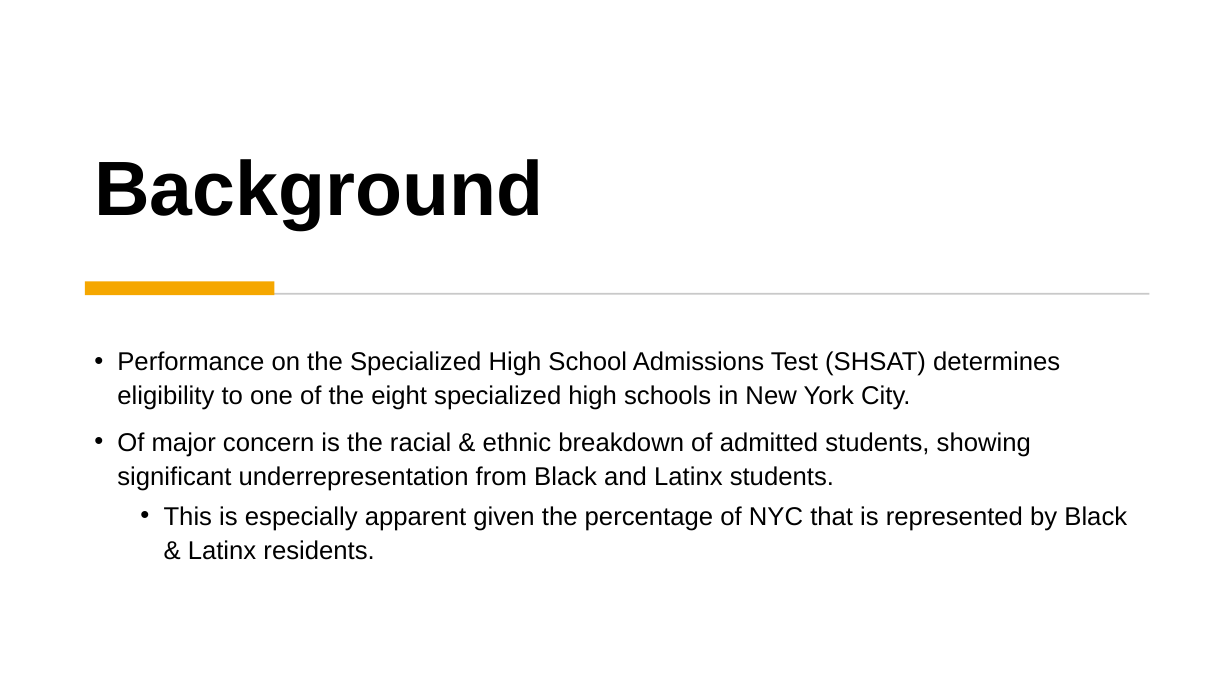
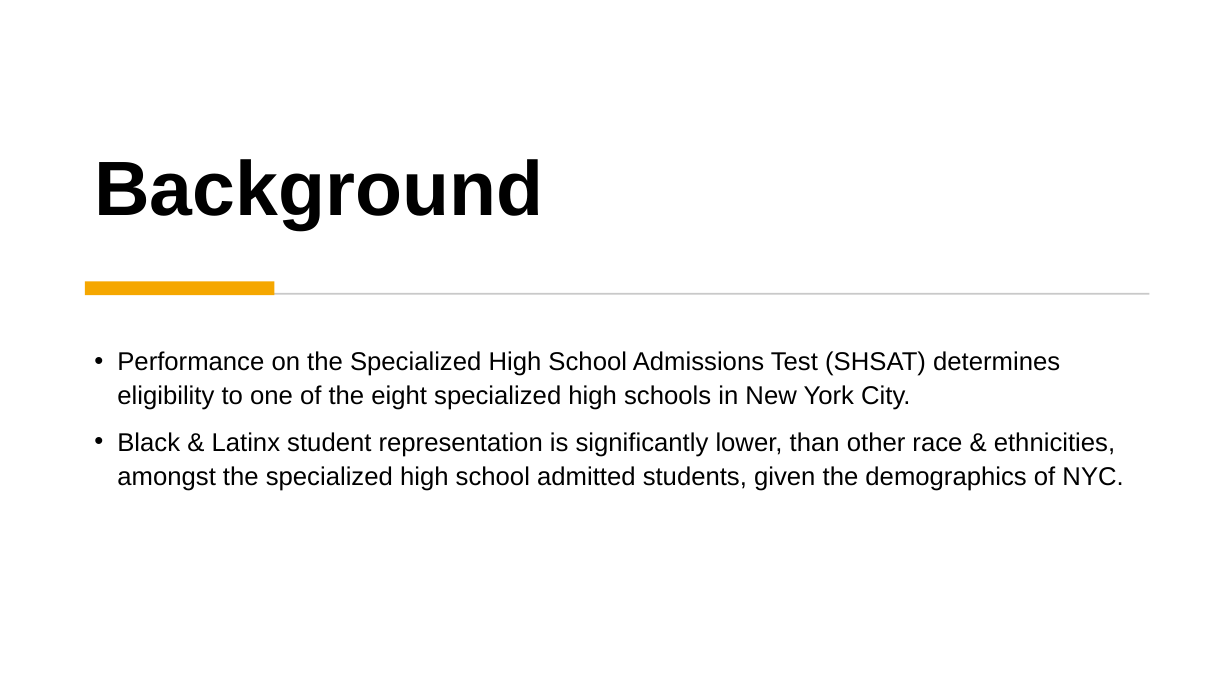
Before and after one commit to dj-m/CapstoneTwo, a slide deck: slide 2 of reports/submission/Capstone_Final_Presentation.pptx. Drawn at 1232x693 pixels with LibreOffice and Linux fonts; fonts in the diff are those of the drawing. Boxes give left, top, right and bottom in pixels: in the first picture for what was removed or moved away, otherwise in the second. Text is boxed around its words. In the diff, an @@ line names an element or a change of style, - is before the commit and + after.

```diff
--- a/reports/submission/Capstone_Final_Presentation.pptx
+++ b/reports/submission/Capstone_Final_Presentation.pptx
@@ text at (117, 432, 1123, 491): text changed @@
-• Of major concern is the racial & ethnic breakdown of admitted students, showing significant underrepresentation from Black and Latinx students.
-  • This is especially apparent given the percentage of NYC that is represented by Black & Latinx residents.
+• Black & Latinx student representation is significantly lower, than other race & ethnicities, amongst the specialized high school admitted students, given the demographics of NYC.
```
Also in this commit, not shown: 5 other slides changed, 1 slide removed.
